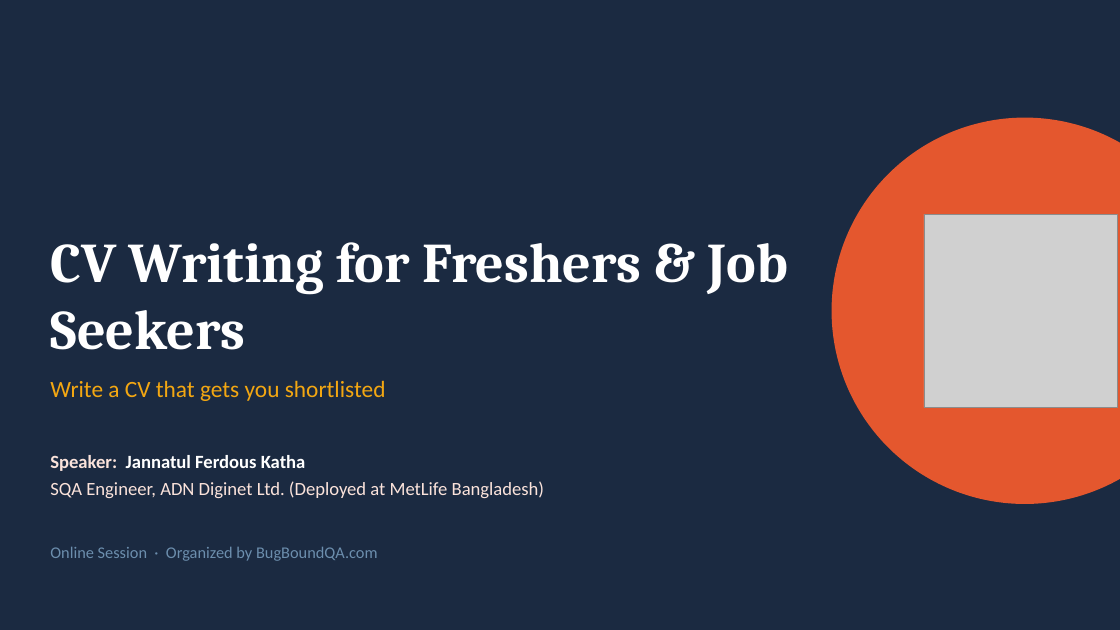
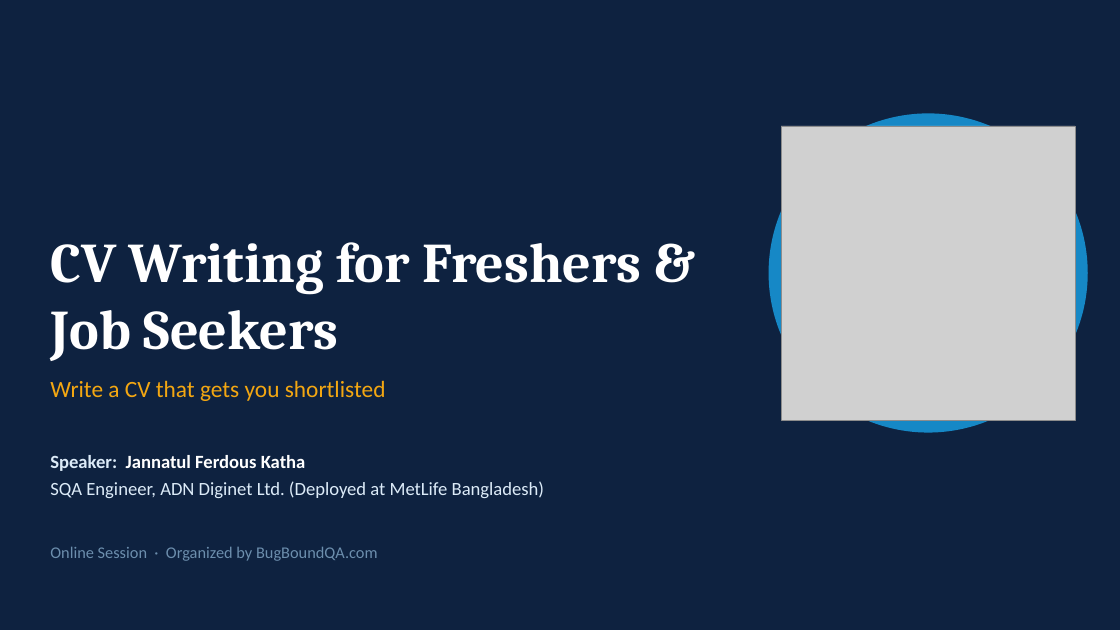
Before and after one commit to Katha-Sikdar/AutomationWithPlayWright, a slide deck: slide 1 of presentations/CV_Writing_for_Freshers_BugBoundQA.pptx. Drawn at 1120x630 pixels with LibreOffice and Linux fonts; fonts in the diff are those of the drawing; grey boxes stand for pictures; background and template pictures are left out. Boxes give left, top, right and bottom in pixels: in the first picture for what was removed or moved away, otherwise in the second. Text is boxed around its words. In the diff, an @@ line names an element or a change of style, - is before the commit and + after.

```diff
--- a/presentations/CV_Writing_for_Freshers_BugBoundQA.pptx
+++ b/presentations/CV_Writing_for_Freshers_BugBoundQA.pptx
@@ background #1B2A41 to #0E2240 @@
@@ ellipse: place and size @@
-ellipse at <box>832,118,1120,504</box>
+ellipse at <box>769,113,1088,433</box>
@@ ellipse at <box>769,113,1088,433</box>: fill #E4572E to #1688C6 @@
@@ picture: place and size @@
-picture at <box>924,214,1117,408</box>
+picture at <box>781,126,1075,420</box>
@@ title "CV Writing for Freshers & ..." rewrapped from <box>50,242,789,350</box> to <box>50,242,642,361</box> @@
@@ text "Speaker: Jannatul Ferdous Katha" at <box>50,455,544,498</box>: text colour #FBE3DB to #DCEBF8 in "Speaker:", "SQA Engineer, ADN Diginet Ltd. (Deployed at ..." @@
```
Also in this commit, not shown: 18 other slides changed.
